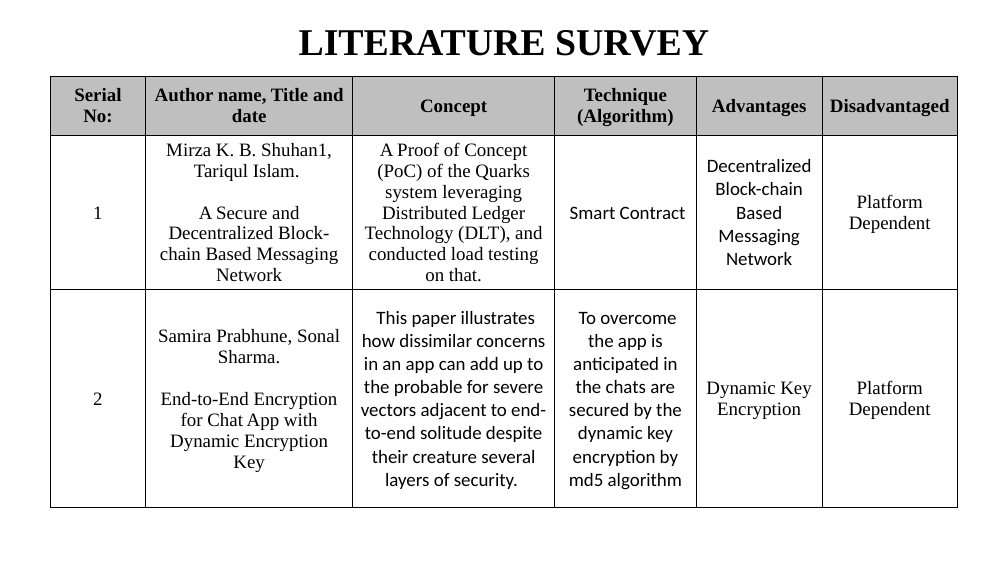
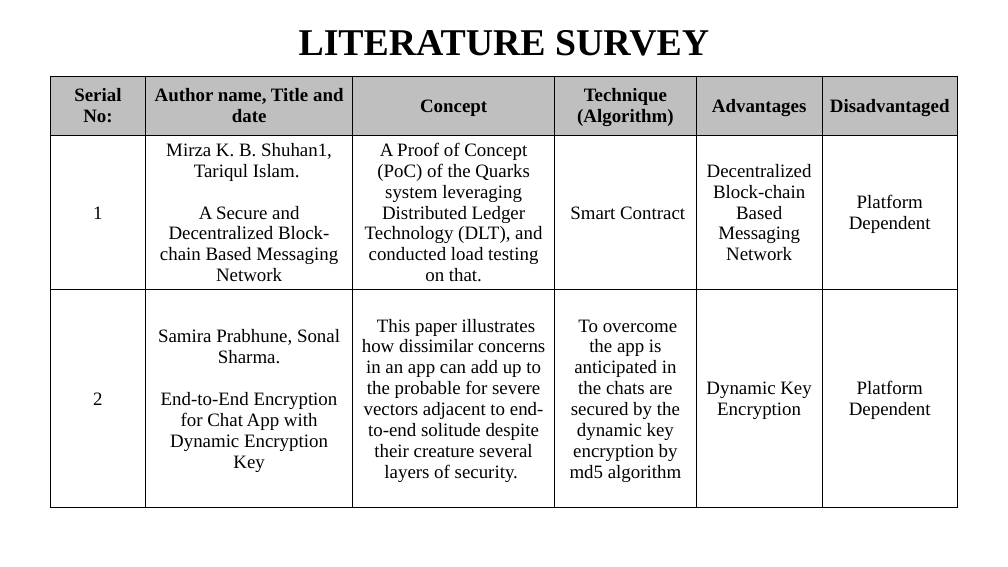
Before and after one commit to i-am-smf/Secure-Chat-using-Blockchain, a slide deck: slide 1 of DOCS/Literature_Survey.pptx. Drawn at 1008x567 pixels with LibreOffice and Linux fonts; fonts in the diff are those of the drawing. Boxes give left, top, right and bottom in pixels: in the first picture for what was removed or moved away, otherwise in the second. Text is boxed around its words. In the diff, an @@ line names an element or a change of style, - is before the commit and + after.

```diff
--- a/DOCS/Literature_Survey.pptx
+++ b/DOCS/Literature_Survey.pptx
@@ table at [51,76,958,520] @@
@@ font Calibri to Times New Roman in "Smart Contract", "Decentralized", "Block-chain Based Messaging Network", "This paper illustrates how dissimilar concerns in ..." and 1 more places @@
```
Also in this commit, not shown: 2 other slides changed, 1 slide added, 2 other files.
